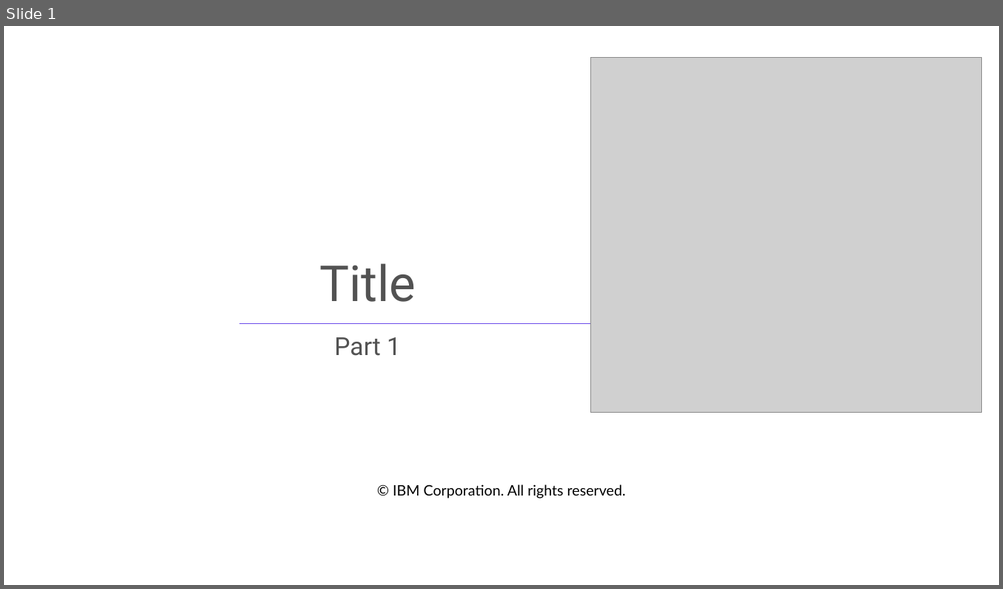
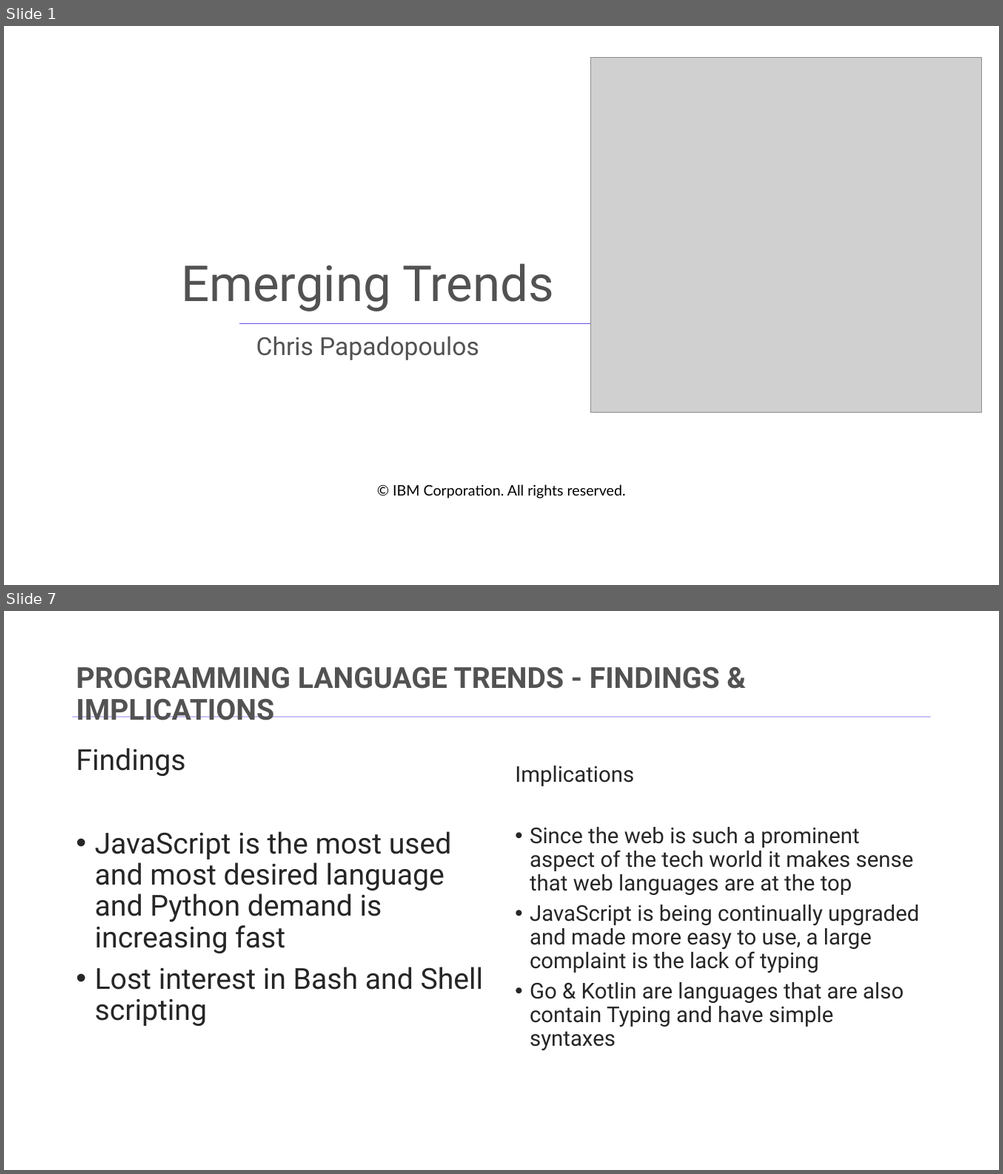
Before and after one commit to popsyacp/IBM-Capstone, a slide deck: M6Capstone-presentation.pptx. Shown one above the other, each under a label of ours: slide 1 before the commit, slides 1 and 7 after it; the slides between them are not shown. The pictures are 1003x589 and 1003x1174 pixels, drawn with LibreOffice and Linux fonts; fonts in the diff are those of the drawing; grey boxes stand for pictures; background and template pictures are left out. Boxes give left, top, right and bottom in pixels: in the first picture for what was removed or moved away, otherwise in the second. Text is boxed around its words. In the diff, an @@ line names an element or a change of style, - is before the commit and + after.

```diff
--- a/M6Capstone-presentation.pptx
+++ b/M6Capstone-presentation.pptx
@@ slide 7 added at (x1=4, y1=611, x2=999, y2=1170), background #FFFFFF @@
@@ title added at (x1=76, y1=667, x2=720, y2=721), 28 pt, text #525252, bold @@
+PROGRAMMING LANGUAGE TRENDS - FINDINGS & IMPLICATIONS
@@ line added from (73, 717) to (930, 717), #6C4DEA 0.5 pt @@
@@ text added at (x1=76, y1=748, x2=484, y2=1026), 28 pt, text #262626 @@
+Findings
+• JavaScript is the most used and most desired language and Python demand is increasing fast
+• Lost interest in Bash and Shell scripting
@@ text added at (x1=515, y1=766, x2=919, y2=1051), 21 pt, text #262626 @@
+Implications
+• Since the web is such a prominent aspect of the tech world it makes sense that web languages are at the top
+• JavaScript is being continually upgraded and made more easy to use, a large complaint is the lack of typing
+• Go & Kotlin are languages that are also contain Typing and have simple syntaxes
@@ slide 1 changed as well @@
@@ title at (x1=181, y1=264, x2=554, y2=312): text changed @@
-Title
+Emerging Trends
@@ subtitle at (x1=256, y1=337, x2=479, y2=360): text changed @@
-Part 1
+Chris Papadopoulos
```
Also in this commit, not shown: 7 other slides changed, 10 other slides added, 11 slides removed.
